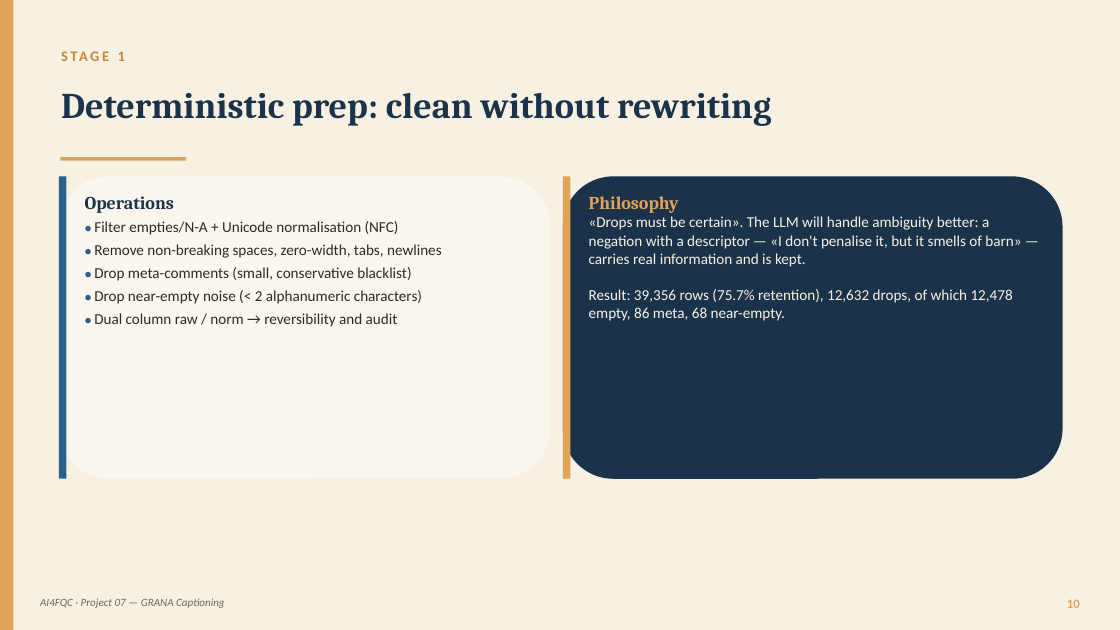
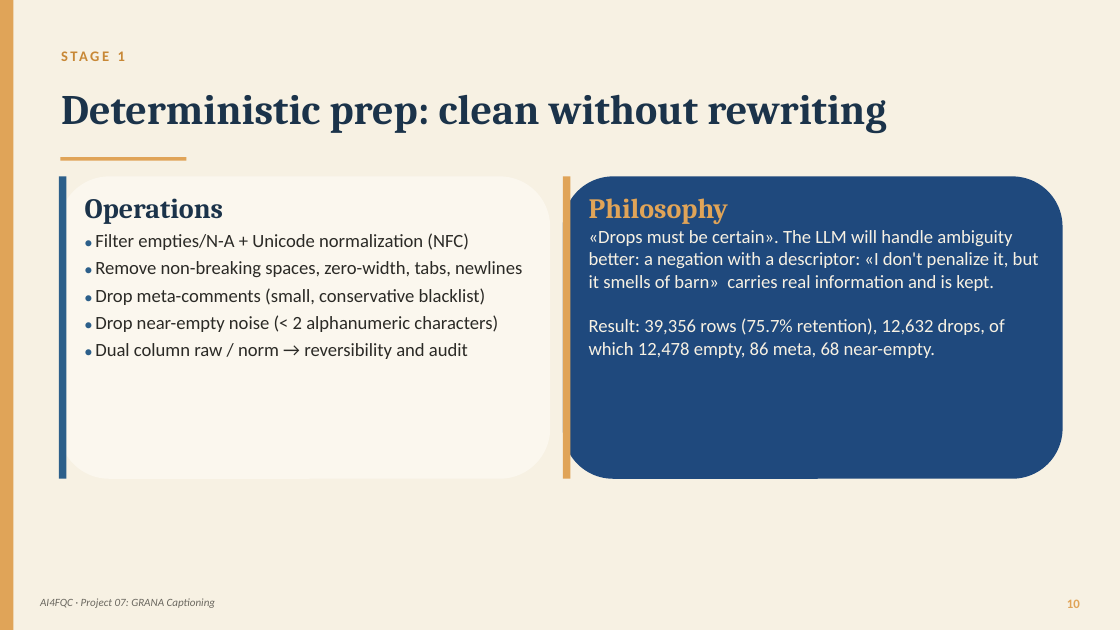
Before and after one commit to panciut/Cheese, a slide deck: slide 10 of presentation/Trentingrana_Captioning_EN.pptx. Drawn at 1120x630 pixels with LibreOffice and Linux fonts; fonts in the diff are those of the drawing. Boxes give left, top, right and bottom in pixels: in the first picture for what was removed or moved away, otherwise in the second. Text is boxed around its words. In the diff, an @@ line names an element or a change of style, - is before the commit and + after.

```diff
--- a/presentation/Trentingrana_Captioning_EN.pptx
+++ b/presentation/Trentingrana_Captioning_EN.pptx
@@ text "Deterministic prep: clean without rewriting" at (61,94,886,134): size 31 to 36 pt @@
@@ rounded rectangle at (563,176,1063,479): fill #1B334A to #1F497D @@
@@ text at (85,198,522,359): size 15.5 to 24 pt in "Operations"; size 10 to 11 pt in "●", "●", "●", "●"; size 13 to 16 pt in "Remove non-breaking spaces, zero-width, tabs, newlines", "Drop meta-comments (small, conservative blacklist)", "Drop near-empty noise (< 2 alphanumeric characters)", "Dual column raw / norm → reversibility ..." @@
@@ text at (589,198,728,224): size 15.5 to 24 pt in "Philosophy" @@
@@ text at (95,233,469,250): text changed; size 13 to 16 pt @@
-● Filter empties/N-A + Unicode normalisation (NFC)
+● Filter empties/N-A + Unicode normalization (NFC)
@@ text at (589,230,1039,358): text changed; size 13 to 16 pt @@
-«Drops must be certain». The LLM will handle ambiguity better: a negation with a descriptor — «I don't penalise it, but it smells of barn» — carries real information and is kept.
-Result: 39,356 rows (75.7% retention), 12,632 drops, of which 12,478 empty, 86 meta, 68 near-empty.
+«Drops must be certain». The LLM will handle ambiguity better: a negation with a descriptor: «I don't penalize it, but it smells of barn» carries real information and is kept.
+Result: 39,356 rows (75.7% retention), 12,632 drops, of which 12,478 empty, 86 meta, 68 near-empty.
@@ text at (40,598,216,608): text changed @@
-AI4FQC · Project 07 — GRANA Captioning
+AI4FQC · Project 07: GRANA Captioning
```
Also in this commit, not shown: 29 other slides changed, 1 other file.
